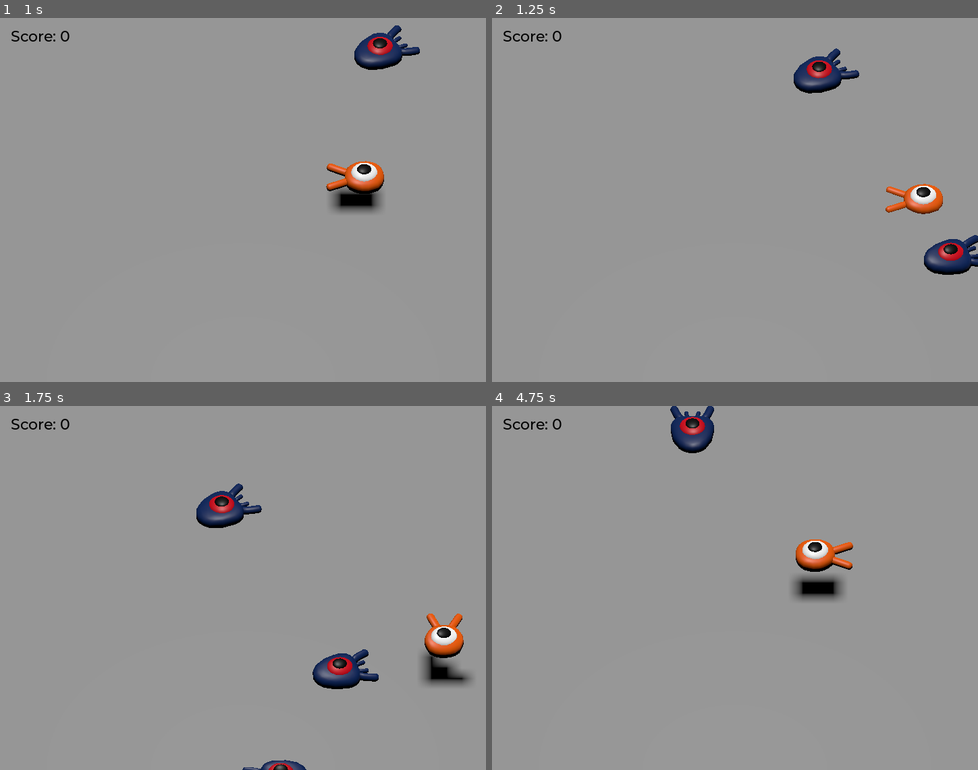
Above: before the commit, frames 1-4 (two rows, left to right).
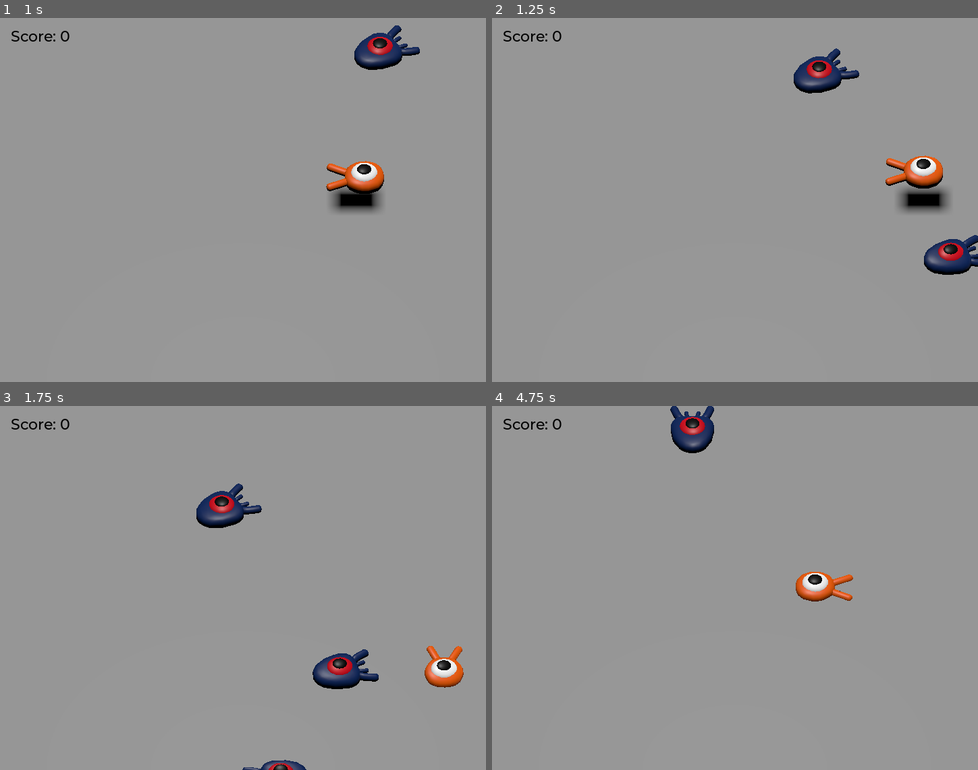
Above: after the commit, the same moments.

Repository: MuhammadUbaidQamar/First-3d-Godot-Game
Game: Godot game, scene res://Scenes/main.tscn
The game is run twice, just before and just after one commit, with the same random seed, the same clock (stepped at 60 frames per second) and the same inputs.
Inputs:
- Up to frame 1 (1 s): tap Enter (retry, bound only after the commit) at 0.5 s; hold Right (move_right) from 0.53 s (still down); hold Space (jump) from 0.53 s (still down)
- Up to frame 2 (1.25 s): keep holding Right (move_right); keep holding Space (jump)
- Up to frame 3 (1.75 s): release Right (move_right) at 1.28 s; release Space (jump) at 1.28 s; hold Down (move_back) from 1.28 s (still down); tap Space (jump) at 1.35, 1.52 s
- Up to frame 4 (4.75 s): tap Space (jump) at 1.82, 2.85, 3.02, 3.32, 4.35, 4.52 s; release Down (move_back) at 2.03 s; hold Right (move_right) 2.03-2.78 s; hold Space (jump) 2.03-2.78 s; hold Up (move_forward) 2.78-3.53 s; hold Space (jump) 3.53-4.28 s; hold Left (move_left) from 3.53 s (still down); tap Enter (retry, bound only after the commit) at 4.15 s

Frame 1 is identical in both runs. In frame 2, 1.5% of the frame differs, in the area x 80-95%, y 37-54%; in frame 3, 1.4%; in frame 4, 1.5%, in the area x 38-75%, y 7-54%.

Commit message:
Replay Option
Added player death screen and replay option.

Diff:
--- a/Scenes/main.tscn
+++ b/Scenes/main.tscn
@@ -90,9 +90,11 @@
 
 [node name="UserInterface" type="Control" parent="." unique_id=1149127775]
 layout_mode = 3
-anchors_preset = 0
-offset_right = 40.0
-offset_bottom = 40.0
+anchors_preset = 15
+anchor_right = 1.0
+anchor_bottom = 1.0
+grow_horizontal = 2
+grow_vertical = 2
 theme = SubResource("Theme_pf7yb")
 
 [node name="ScoreLabel" type="Label" parent="UserInterface" unique_id=1265167172]
@@ -105,5 +107,37 @@
 text = "Score: 0"
 script = ExtResource("5_21xkr")
 
+[node name="Retry" type="ColorRect" parent="UserInterface" unique_id=1447592182]
+modulate = Color(0.32941177, 0.32941177, 0.32941177, 0.58431375)
+layout_mode = 1
+anchors_preset = 15
+anchor_right = 1.0
+anchor_bottom = 1.0
+grow_horizontal = 2
+grow_vertical = 2
+color = Color(0, 0, 0, 0.39215687)
+
+[node name="Label" type="Label" parent="UserInterface/Retry" unique_id=850704887]
+modulate = Color(0, 0, 0, 1)
+layout_mode = 1
+anchors_preset = 8
+anchor_left = 0.5
+anchor_top = 0.5
+anchor_right = 0.5
+anchor_bottom = 0.5
+offset_left = -119.0
+offset_top = -14.0
+offset_right = 119.0
+offset_bottom = 14.0
+grow_horizontal = 2
+grow_vertical = 2
+text = "You Died!
+
+To Replay
+Press Enter(on keyboard)
+Press START(on controller)"
+horizontal_alignment = 1
+vertical_alignment = 1
+
 [connection signal="hit" from="Player" to="." method="_on_player_hit"]
 [connection signal="timeout" from="MobTimer" to="." method="_on_mob_timer_timeout"]
--- a/Scripts/main.gd
+++ b/Scripts/main.gd
@@ -1,6 +1,9 @@
 extends Node
 
 @export var mob_scene: PackedScene
+
+func _ready() -> void:
+	$UserInterface/Retry.hide()
 
 func _on_mob_timer_timeout() -> void:
 	var mob = mob_scene.instantiate() # instatntiates new mob instance
@@ -18,3 +21,8 @@
 
 func _on_player_hit() -> void:
 	$MobTimer.stop()
+	$UserInterface/Retry.show()
+
+func _unhandled_input(event: InputEvent) -> void:
+	if event.is_action_pressed("retry") and $UserInterface/Retry.visible:
+		get_tree().reload_current_scene()
--- a/Scripts/player.gd
+++ b/Scripts/player.gd
@@ -29,7 +29,7 @@
 	target_velocity.x = direction.x * speed
 	target_velocity.z = direction.z * speed
 
-	if is_on_floor() and Input.is_action_just_pressed("jump"): # jump
+	if is_on_floor() and Input.is_action_pressed("jump"): # jump
 		target_velocity.y = jump_impulse
 	if not is_on_floor(): # gravity
 		target_velocity.y = target_velocity.y - (fall_acceleration * delta)
--- a/project.godot
+++ b/project.godot
@@ -63,6 +63,12 @@
 , Object(InputEventJoypadButton,"resource_local_to_scene":false,"resource_name":"","device":-1,"button_index":3,"pressure":0.0,"pressed":true,"script":null)
 ]
 }
+retry={
+"deadzone": 0.2,
+"events": [Object(InputEventKey,"resource_local_to_scene":false,"resource_name":"","device":-1,"window_id":0,"alt_pressed":false,"shift_pressed":false,"ctrl_pressed":false,"meta_pressed":false,"pressed":false,"keycode":0,"physical_keycode":4194309,"key_label":0,"unicode":0,"location":0,"echo":false,"script":null)
+, Object(InputEventJoypadButton,"resource_local_to_scene":false,"resource_name":"","device":-1,"button_index":6,"pressure":0.0,"pressed":true,"script":null)
+]
+}
 
 [layer_names]
 
